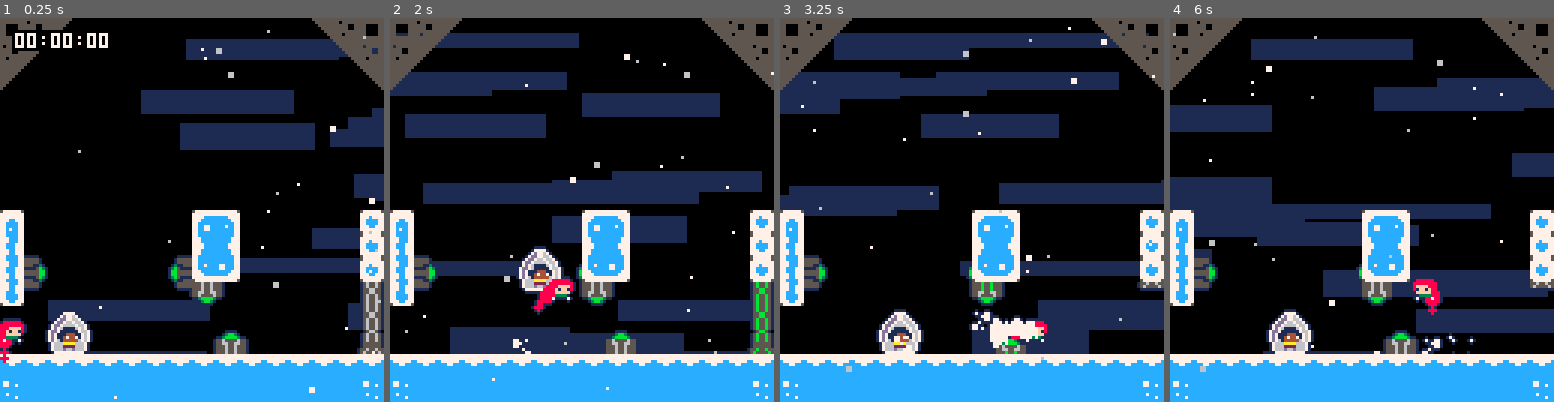
Above: before the commit, frames 1-4 (left to right).
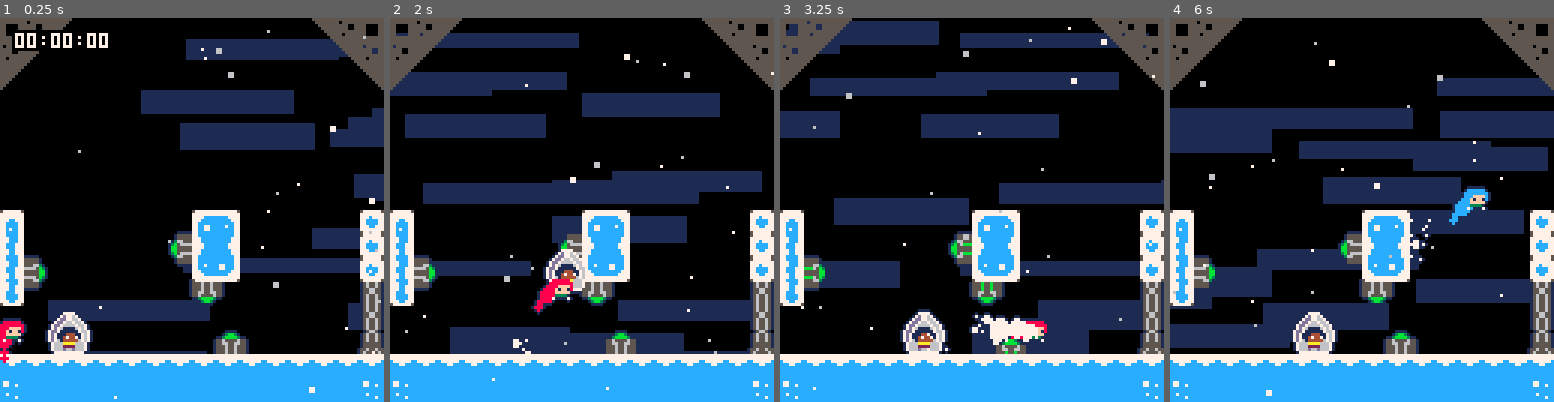
Above: after the commit, the same moments.

Repository: CelesteClassic/newleste.p8
Game: PICO-8 cartridge temple.p8
Two runs of this game, one before a commit and one after it. Both use one fixed random seed, a clock stepped at 60 frames per second and the inputs below.
Inputs:
- Up to frame 1 (0.25 s): no input
- Up to frame 2 (2 s): tap X (X key) at 0.33, 1.07, 1.85 s; tap O (Z key) at 0.7, 1.7 s; hold Right from 1.6 s (still down)
- Up to frame 3 (3.25 s): release Right at 2.1 s; tap O (Z key) at 2.1, 2.5, 2.9 s; hold Up 2.15-2.42 s; hold Right 2.47-3.03 s; tap X (X key) at 2.97 s; hold Left from 3.08 s (still down)
- Up to frame 4 (6 s): tap O (Z key) every 0.4 s from 3.3 to 5.7 s; release Left at 3.58 s; hold Down 3.63-3.97 s; hold Right 4.02-4.68 s; tap X (X key) at 4.08, 5.2 s; hold Up 4.73-5.03 s; hold Left 5.08-5.68 s; hold Down from 5.73 s (still down)

The runs differ from the first frame. In frame 1, 0.8% of the frame differs, in the area x 6-50%, y 55-72%; in frame 2, 2.0%; in frame 3, 13%; in frame 4, 39%, in the area x 0-100%, y 3-99%.

Commit message:
horizontal buttons gfx

Diff:
--- a/temple.p8
+++ b/temple.p8
@@ -1026,11 +1026,19 @@
     this.t=(this.t+1)%45
   end,
   draw=function(this)
+    local l=this.t
+    local x,y=this.x,this.y
     if this.diry==0 then
-      spr(83,this.x,this.y,1,1.25,this.dirx==1)
+      if this.dirx==1 then
+        rectfill(x+3,y,x+7,y+9,6)
+        rectfill(x+mid(3,l+1,8),y,x+mid(3,l+3,8),y+9,11)
+      else
+        rectfill(x,y,x+4,y+9,6)
+        rectfill(x-mid(-4,l-6,1),y,x-mid(-4,l-4,1),y+9,11)
+      end
+      spr(83,x,y,1,1.25,this.dirx==1)
     else
-      local l=this.t
-      local x,y=this.x,this.y
+
       if this.diry==1 then
         rectfill(x,y+3,x+9,y+7,6)
         rectfill(x,y+mid(3,l+1,8),x+9,y+mid(3,l+3,8),11)
@@ -1970,8 +1978,8 @@
 0000000000000000000000000000000000000000000000000000000000000000000000000000000000000000000000000000000000000000000000000000000000000000000000000000000000000000000000000000000000000000000000000000000000000000000000000000000000000000000000000000000000000000
 0000000000000000000000000000000000000000000000000000000000000000000000000000000000000000000000000000000000000000000000000000000000000000000000000000000000000000000000000000000000000000000000000000000000000000000000000000000000000000000000000000000000000000
 2700000000000000212300000000002000000000000000000000000000000000000000000000000000000000000000000000000000000000000000000000000000000000000000000000000000000000000000000000000000000000000000000000000000000000000000000000000000000000000000000000000000000000
-3000000000000000242600000000002000000000000000000000000000000000000000000000000000000000000000000000000000000000000000000000000000000000000000000000000000000000000000000000000000000000000000000000000000000000000000000000000000000000000000000000000000000000
-30530000000000633133000000000020000000000a0000000000000000000000000000000000000000000000000000000000000000000000000000000000000000000000000000000000000000000000000000000000000000000000000000000000000000000000000000000000000000000000000000000000000000000000
+3000000000000063242600000000002000000000000000000000000000000000000000000000000000000000000000000000000000000000000000000000000000000000000000000000000000000000000000000000000000000000000000000000000000000000000000000000000000000000000000000000000000000000
+30530000000000003133000000000020000000000a0000000000000000000000000000000000000000000000000000000000000000000000000000000000000000000000000000000000000000000000000000000000000000000000000000000000000000000000000000000000000000000000000000000000000000000000
 3700000000000000450000000000005200000000000000000000000000000000000000000000000000000000000000000000000000000000000000000000000000000000000000000000000000000000000000000000000000000000000000000000000000000000000000000000000000000000000000000000000000000000
 0000000000000000000000000000000000000000000000000000000000000000000000000000000000000000000000000000000000000000000000000000000000000000000000000000000000000000000000000000000000000000000000000000000000000000000000000000000000000000000000000000000000000000
 0100460000000000004400000000000001000000000000000000000000000000000000000000000000000000000000000000000000000000000000000000000000000000000000000000000000000000000000000000000000000000000000000000000000000000000000000000000000000000000000000000000000000000
